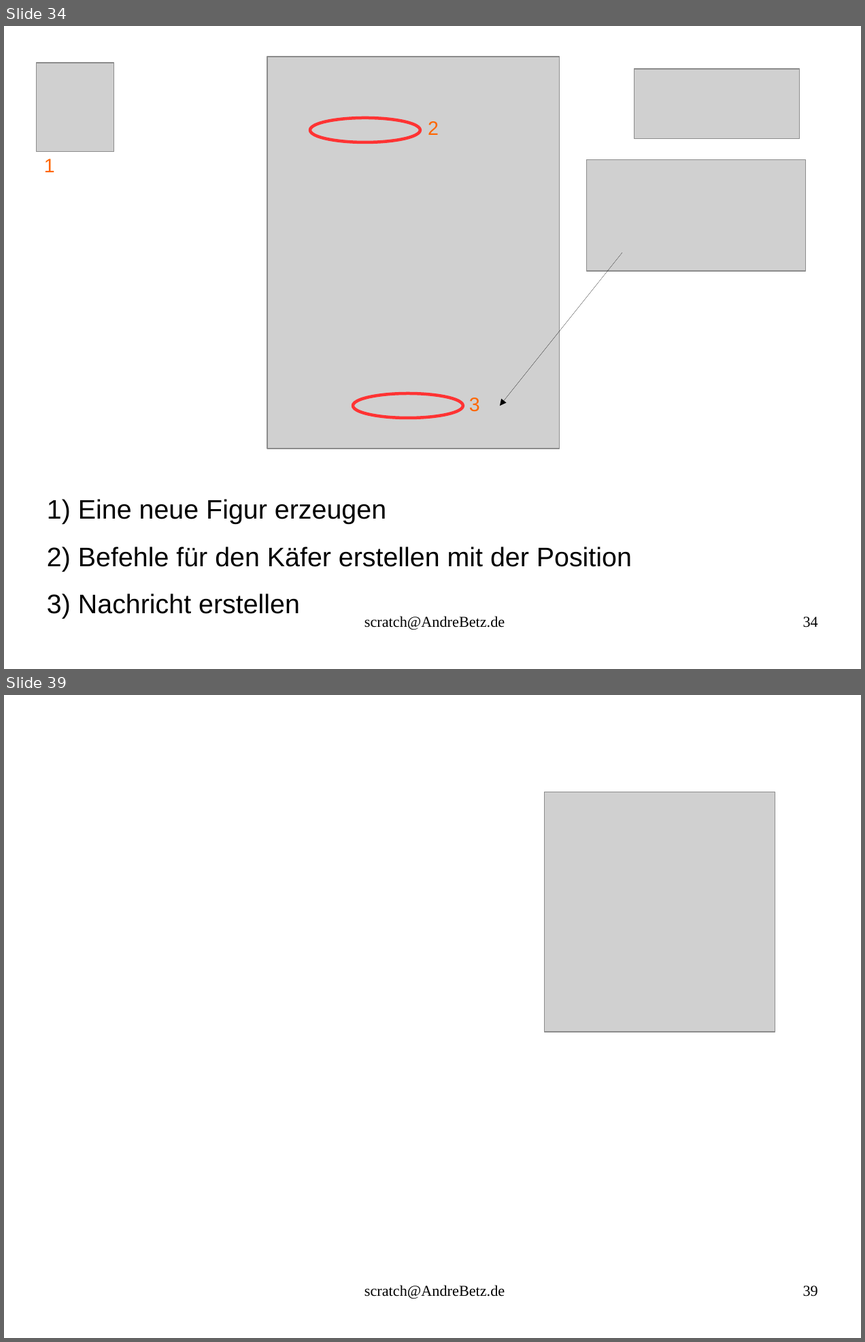
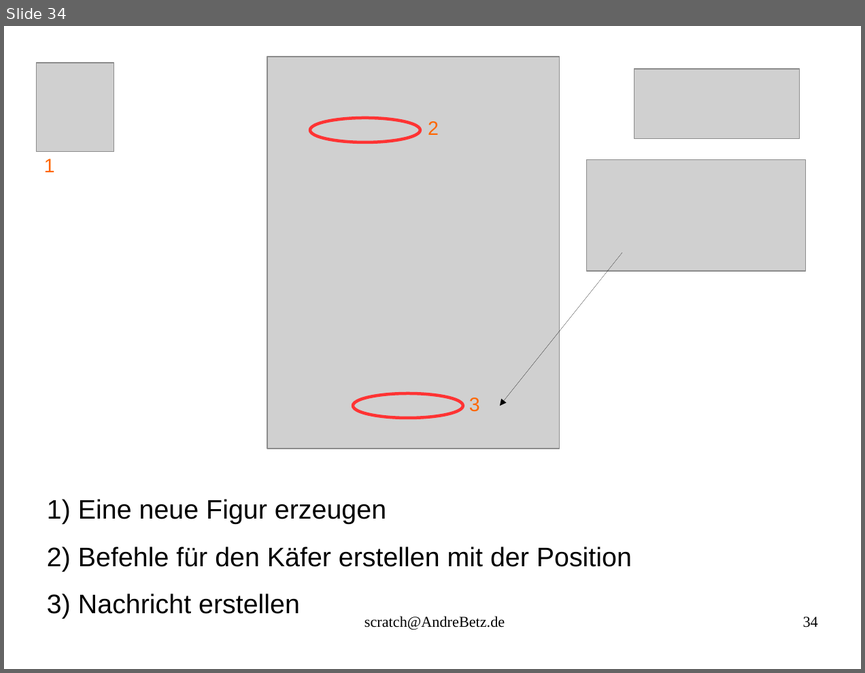
Before and after one commit to sky4walk/documents, a slide deck: ProgrammierkursScratchSpiel.odp. Shown one above the other, each under a label of ours: slides 34 and 39 before the commit, slide 34 after it; the slides between them are not shown. The pictures are 865x1342 and 865x673 pixels, drawn with LibreOffice and Linux fonts; fonts in the diff are those of the drawing; grey boxes stand for pictures. Boxes give left, top, right and bottom in pixels: in the first picture for what was removed or moved away, otherwise in the second. Text is boxed around its words. In the diff, an @@ line names an element or a change of style, - is before the commit and + after.

```diff
--- a/ProgrammierkursScratchSpiel.odp
+++ b/ProgrammierkursScratchSpiel.odp
@@ slide 39 removed at [4, 695, 861, 1338], background #FFFFFF @@
@@ picture removed at [545, 792, 775, 1032] @@
@@ text removed at [364, 1285, 504, 1299] @@
-scratch@AndreBetz.de
@@ page number removed at [803, 1285, 818, 1296] @@
-39
```
Also in this commit, not shown: 1 slide changed, 3 slides added, 3 other slides removed, 1 other file.
